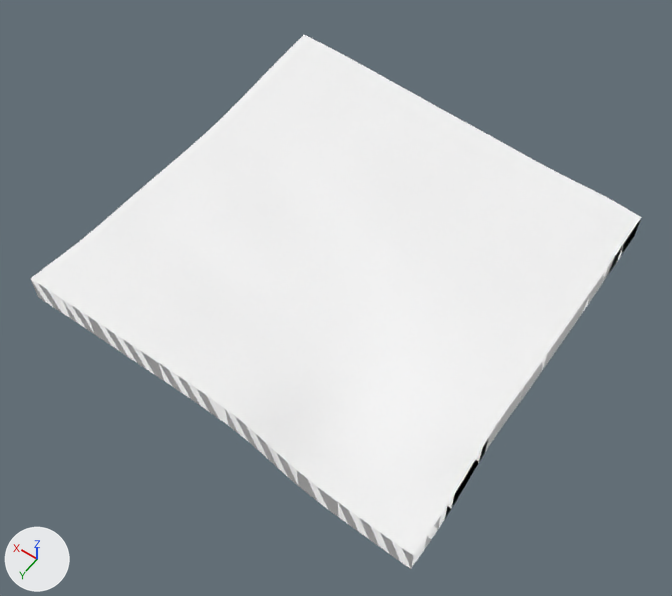
Renders of the glTF model public/tiles/2/3_-2.glb from each side of a commit.
Both versions are drawn from a 50 mm lens placed at (2773.0, 2725.0, 1905.0), pointed at (3569.0, 1611.0, 155.0). The lights are fixed; the arrows at lower left show +X, +Y and +Z. The older version comes first. Where no turn or scale is listed for an object, it has been applied to the vertices.

Before the edit, the objects in view are built like this:
```python
me_t2_3__2 = bpy.data.meshes.new('t2_3_-2')
me_t2_3__2.from_pydata(...)  # 1841 vertices, 3520 faces; spans x -512.0..512.0, y -512.0..512.0, z -117.0..117.0
me_t2_3__2.materials.append(mat_far_terrain)  # white #ffffff
ob_t2_3__2 = bpy.data.objects.new('t2_3_-2', me_t2_3__2)
ob_t2_3__2.location = (3584.0, 1536.0, 212.0)
```
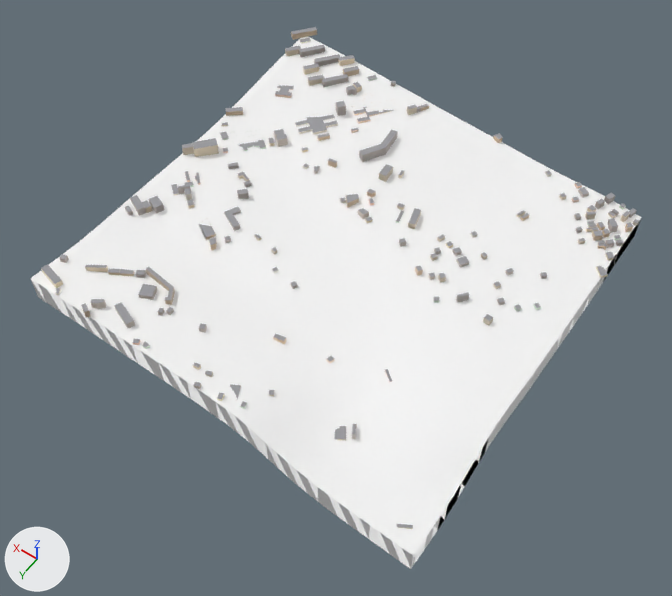
Where the newer file only moved an object's origin or applied its transform, the numbers keep the older frame.

Changed parts and their boxes [x1, y1, x2, y2] in the pictures (672 x 596 px):
't2_3_-2', reshaped
    before: [30, 35, 642, 569]
    after: [30, 27, 642, 569]
part 1 of me_t2_3__2, added
    after: [41, 27, 639, 441]
part 2 of me_t2_3__2, added
    after: [493, 133, 503, 143]
part 3 of me_t2_3__2, added
    after: [397, 524, 413, 529]

The change, as a list of edits to the scene's bpy script:
```text
Add mat_far_building:
    mat_far_building = bpy.data.materials.new('far_building')
    mat_far_building.use_nodes = True; mat_far_building.node_tree.nodes.clear()
    _N = mat_far_building.node_tree.nodes; _L = mat_far_building.node_tree.links
    n0 = _N.new('ShaderNodeBsdfPrincipled'); n0.name = 'Principled BSDF'
    n0.inputs[1].default_value = 1.0  # 'Metallic'
    n0.inputs[2].default_value = 1.0  # 'Roughness'
    n1 = _N.new('ShaderNodeOutputMaterial'); n1.name = 'Material Output'
    n2 = _N.new('ShaderNodeVertexColor'); n2.name = 'Color Attribute'
    _L.new(n0.outputs[0], n1.inputs[0])  # 'BSDF' to 'Surface'
    _L.new(n2.outputs[0], n0.inputs[0])  # 'Color' to 'Base Color'
Change me_t2_3__2:
    used by ob_t2_3__2; location = (3584.0, 1536.0, 212.0)
    remove me_t2_3__2.from_pydata(...)  # 1841 vertices, 3520 faces; spans x -512.0..512.0, y -512.0..512.0, z -117.0..117.0
    add me_t2_3__2.from_pydata(...)  # 3331 vertices, 5446 faces; spans x -523.0..536.0, y -541.0..518.0, z -117.0..132.0
    me_t2_3__2 part 1: 1472 vertices added at x -523.0..536.0, y -541.0..518.0, z -28.0..132.0
    me_t2_3__2 part 2: 10 vertices added at x -117.0..-94.0, y -523.0..-502.0, z 56.0..70.0
    me_t2_3__2 part 3: 8 vertices added at x -481.0..-451.0, y 461.0..483.0, z -47.0..-42.0
    other edits to the shape of me_t2_3__2 do not show in these pictures
    add me_t2_3__2.materials.append(mat_far_building)
```
